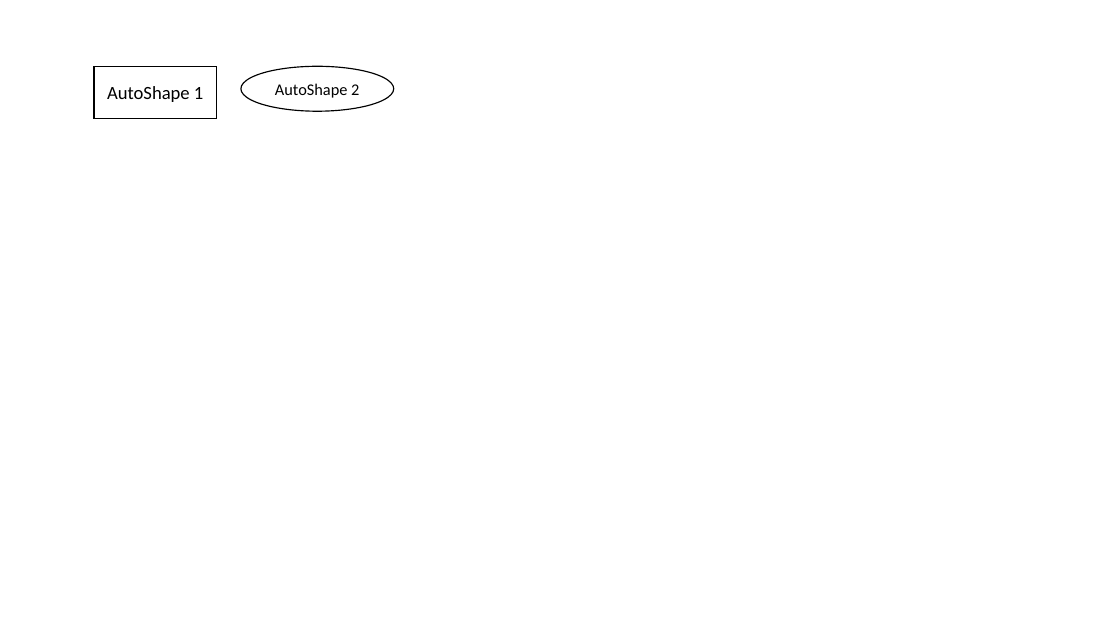
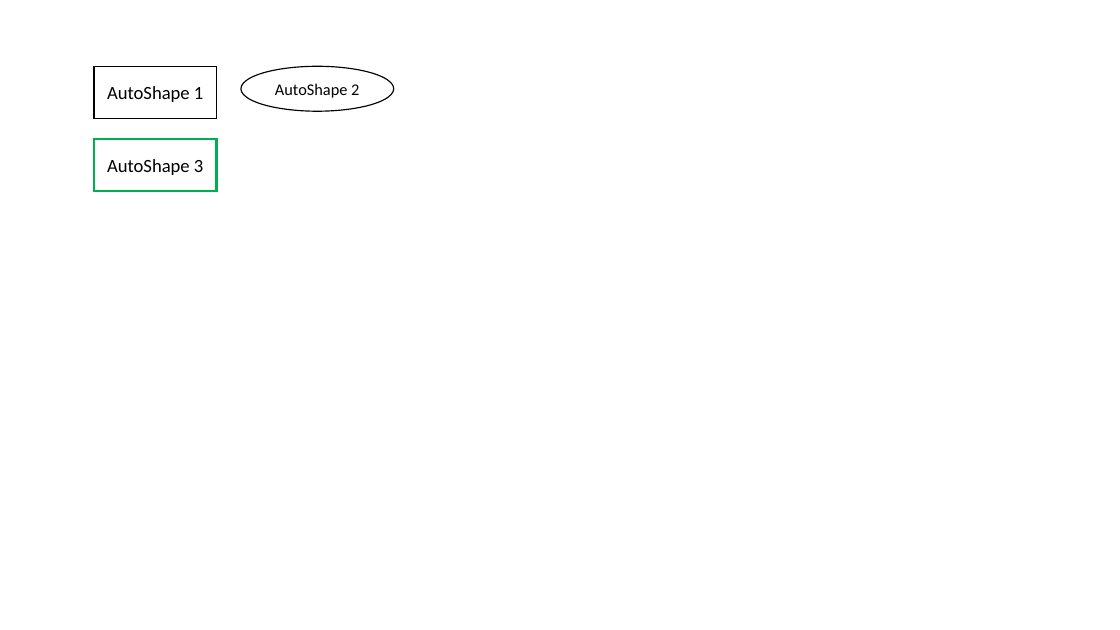
Before and after one commit to ShapeCrawler/ShapeCrawler, a slide deck: slide 1 of ShapeCrawler.Tests/Resource/autoshape/autoshape-case011_save-as-png.pptx. Drawn at 1120x630 pixels with LibreOffice and Linux fonts; fonts in the diff are those of the drawing. Boxes give left, top, right and bottom in pixels: in the first picture for what was removed or moved away, otherwise in the second. Text is boxed around its words. In the diff, an @@ line names an element or a change of style, - is before the commit and + after.

```diff
--- a/ShapeCrawler.Tests/Resource/autoshape/autoshape-case011_save-as-png.pptx
+++ b/ShapeCrawler.Tests/Resource/autoshape/autoshape-case011_save-as-png.pptx
@@ rectangle added at (94,139,217,192), outline #00B050 2.25 pt, 16 pt, text #000000 @@
+AutoShape 3
```
Also in this commit, not shown: 4 other files.
